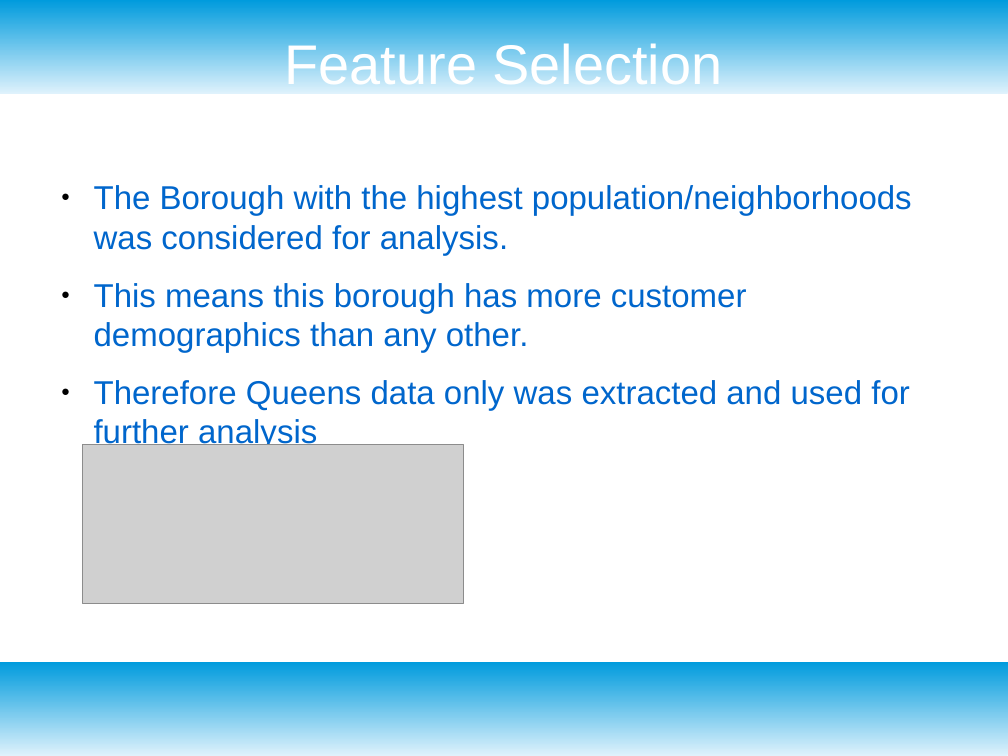
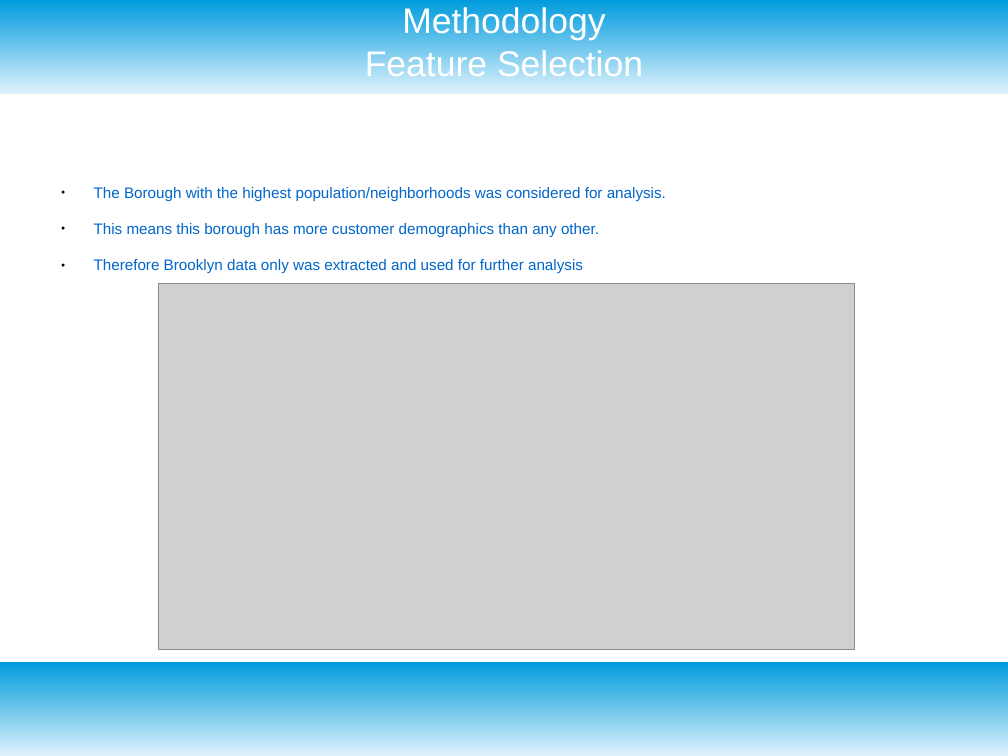
Before and after one commit to Tatenda23/Cousera_Capstone, a slide deck: slide 4 of Presentation.odp. Drawn at 1008x756 pixels with LibreOffice and Linux fonts; fonts in the diff are those of the drawing; grey boxes stand for pictures. Boxes give left, top, right and bottom in pixels: in the first picture for what was removed or moved away, otherwise in the second. Text is boxed around its words. In the diff, an @@ line names an element or a change of style, - is before the commit and + after.

```diff
--- a/Presentation.odp
+++ b/Presentation.odp
@@ title at <box>365,5,643,76</box>: text changed; size 44 to 28 pt @@
-Feature Selection
+Methodology
+Feature Selection
@@ text at <box>94,187,666,237</box>: size 26 to 12 pt in "The Borough with the highest population/neighborhoods was ...", "This means this borough has more customer ..." @@
@@ text at <box>94,259,583,273</box>: text changed; size 26 to 12 pt @@
-● Therefore Queens data only was extracted and used for further analysis
+● Therefore Brooklyn data only was extracted and used for further analysis
@@ picture: place and size @@
-picture at <box>82,445,464,604</box>
+picture at <box>158,284,854,649</box>
```
Also in this commit, not shown: 4 other slides changed, 8 slides added, 3 slides removed, 2 other files.
